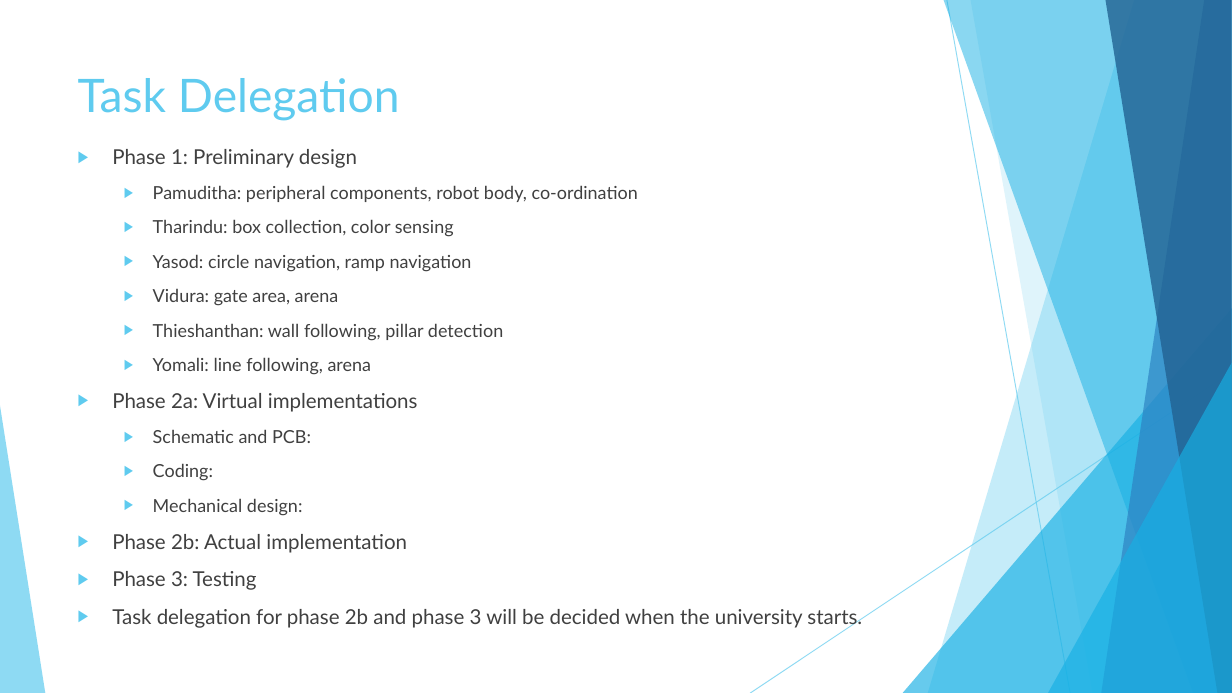
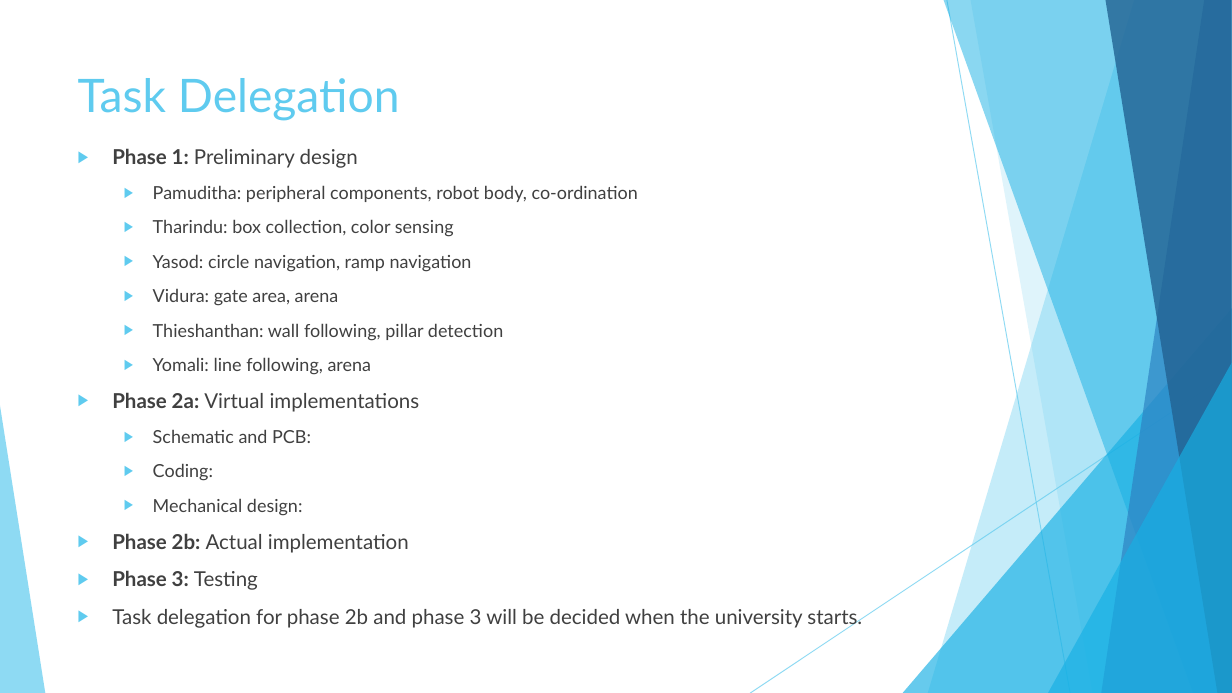
Before and after one commit to PamudithaSomarathne/BASC2020, a slide deck: slide 4 of Documents/ProposalPresentation/Pamuditha.pptx. Drawn at 1232x693 pixels with LibreOffice and Linux fonts; fonts in the diff are those of the drawing. Boxes give left, top, right and bottom in pixels: in the first picture for what was removed or moved away, otherwise in the second. Text is boxed around its words. In the diff, an @@ line names an element or a change of style, - is before the commit and + after.

```diff
--- a/Documents/ProposalPresentation/Pamuditha.pptx
+++ b/Documents/ProposalPresentation/Pamuditha.pptx
@@ text at (x1=112, y1=148, x2=420, y2=590): bold on in "Phase 1:", "Phase 2a:", "Phase 2b:", "Phase 3:" @@
```
Also in this commit, not shown: 1 other slide changed, 1 slide added, 1 slide removed.
